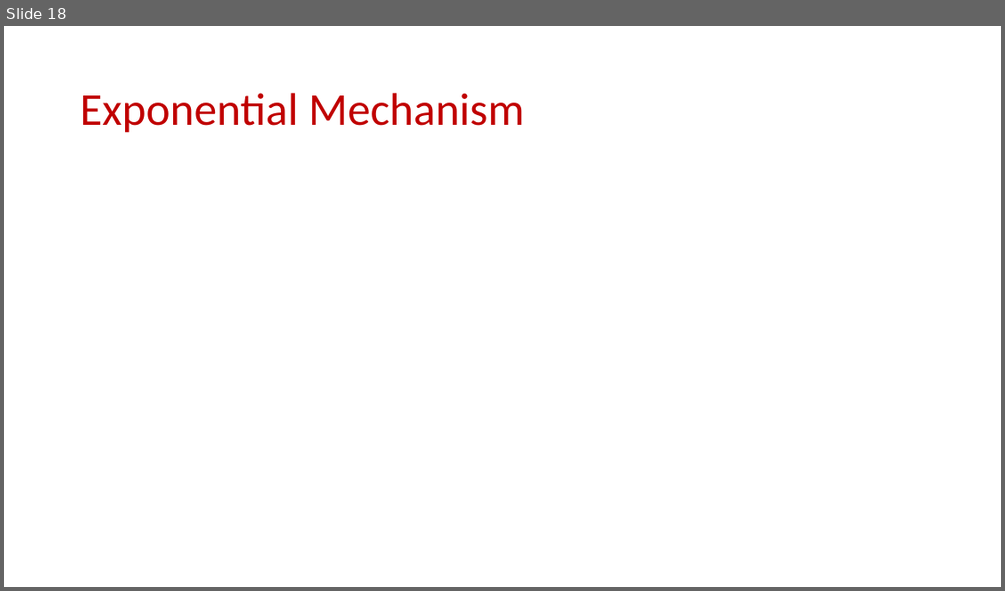
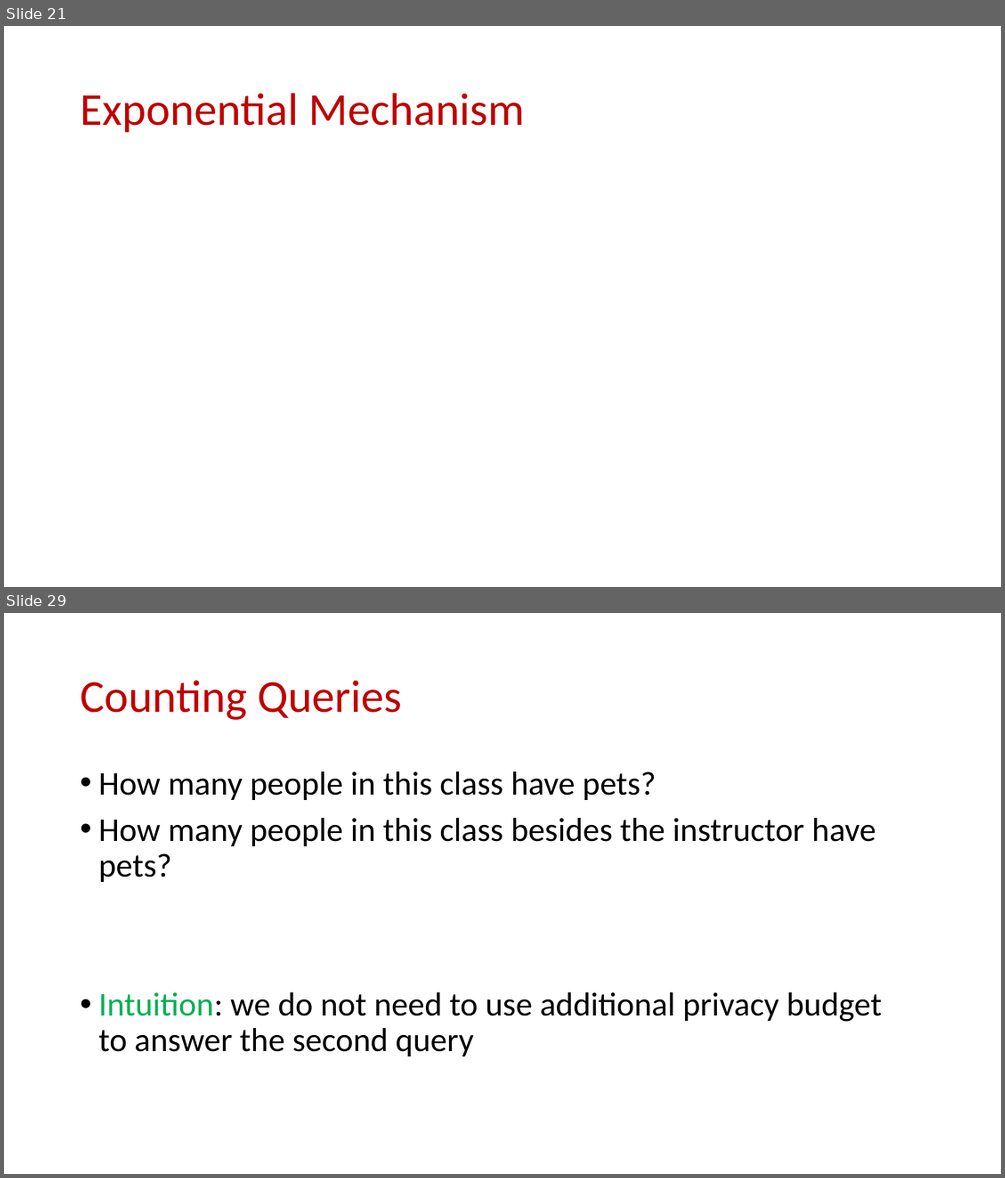
Before and after one commit to samsonzhou/samsonzhou.github.io, a slide deck: CSCE658-S24/L21.pptx. Shown one above the other, each under a label of ours: slide 18 before the commit, slides 21 and 29 after it; the slides between them are not shown. The pictures are 1005x591 and 1005x1178 pixels, drawn with LibreOffice and Linux fonts; fonts in the diff are those of the drawing; grey boxes stand for pictures. Boxes give left, top, right and bottom in pixels: in the first picture for what was removed or moved away, otherwise in the second. Text is boxed around its words. In the diff, an @@ line names an element or a change of style, - is before the commit and + after.

```diff
--- a/CSCE658-S24/L21.pptx
+++ b/CSCE658-S24/L21.pptx
@@ slide 29 added at bbox=[4, 613, 1001, 1174], background #FFFFFF @@
@@ title added at bbox=[80, 680, 402, 720], 44 pt, text #C00000 @@
+Counting Queries
@@ text added at bbox=[98, 771, 882, 1056], 32 pt, text #000000 @@
+• How many people in this class have pets?
+• How many people in this class besides the instructor have pets?
+• Intuition: we do not need to use additional privacy budget to answer the second query
@@ what was slide 18 is now slide 21 @@
```
Also in this commit, not shown: 2 slides changed, 14 other slides added.
